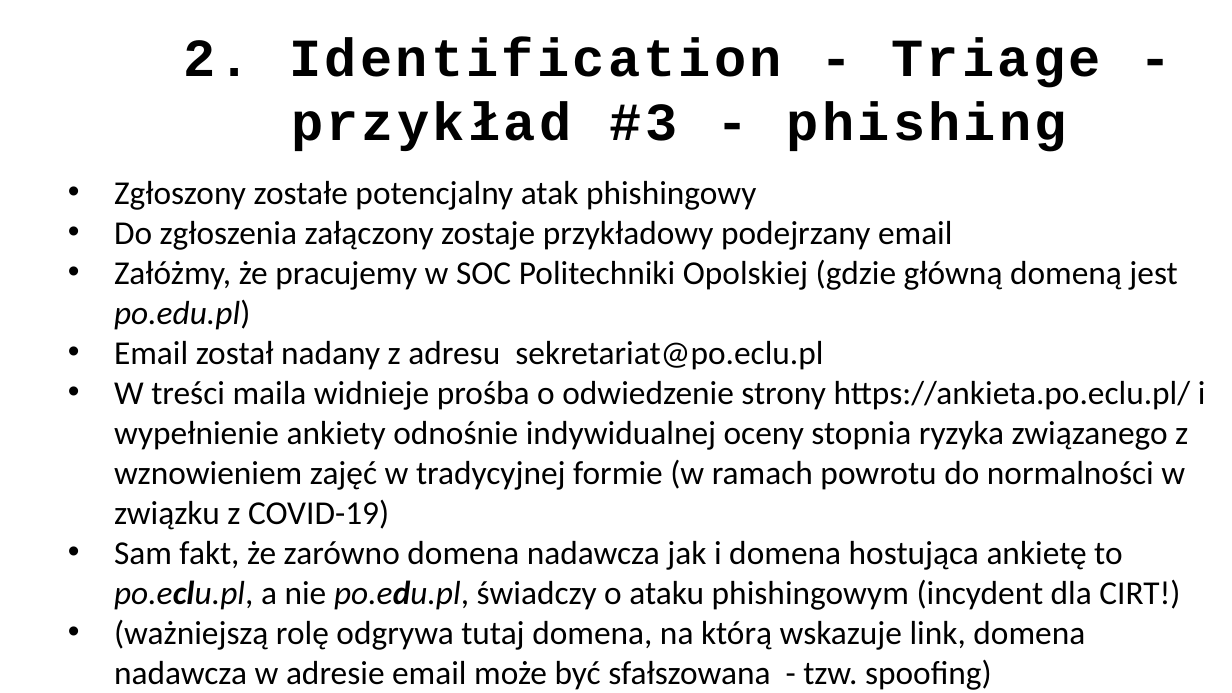
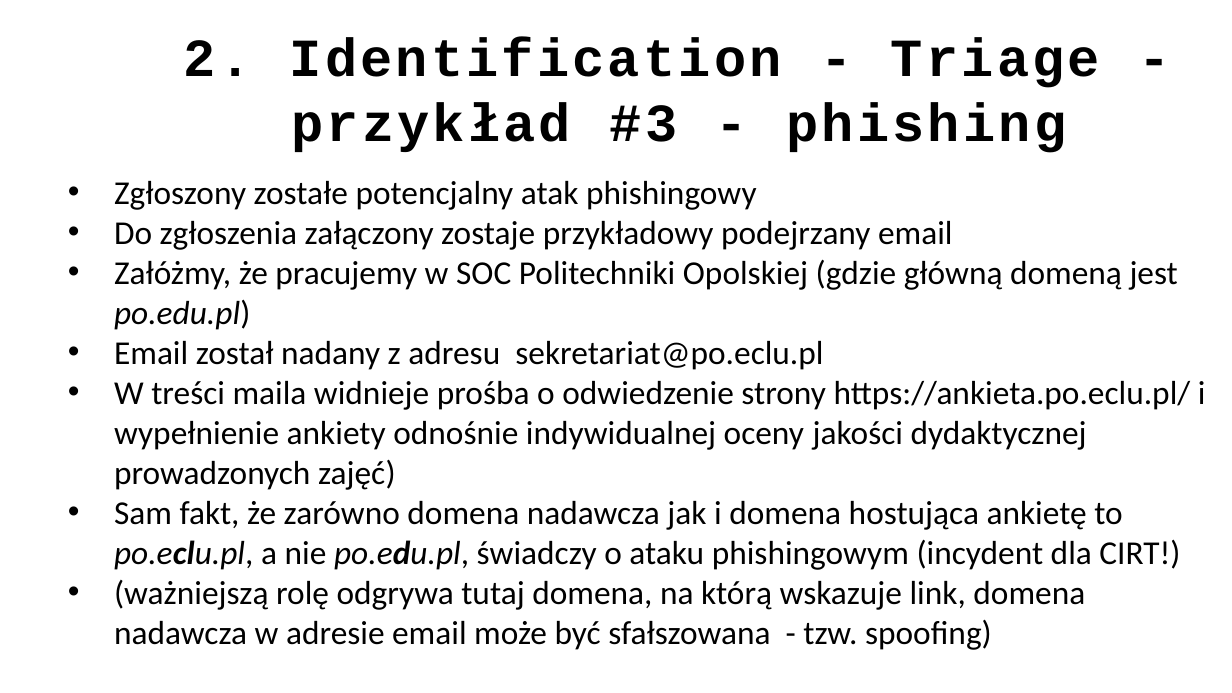
Before and after one commit to ewilded/DFIR, a slide deck: slide 22 of 6_Reagowanie_na_incydenty.pptx. Drawn at 1232x693 pixels with LibreOffice and Linux fonts; fonts in the diff are those of the drawing. Boxes give left, top, right and bottom in pixels: in the first picture for what was removed or moved away, otherwise in the second. Text is boxed around its words. In the diff, an @@ line names an element or a change of style, - is before the commit and + after.

```diff
--- a/6_Reagowanie_na_incydenty.pptx
+++ b/6_Reagowanie_na_incydenty.pptx
@@ text at [114, 381, 1206, 490]: text changed @@
-• W treści maila widnieje prośba o odwiedzenie strony https://ankieta.po.eclu.pl/ i wypełnienie ankiety odnośnie indywidualnej oceny stopnia ryzyka związanego z wznowieniem zajęć w tradycyjnej formie (w ramach powrotu do normalności w związku z COVID-19)
+• W treści maila widnieje prośba o odwiedzenie strony https://ankieta.po.eclu.pl/ i wypełnienie ankiety odnośnie indywidualnej oceny jakości dydaktycznej prowadzonych zajęć)
```
Also in this commit, not shown: 30 other slides changed, 1 slide added, 5 other files.
